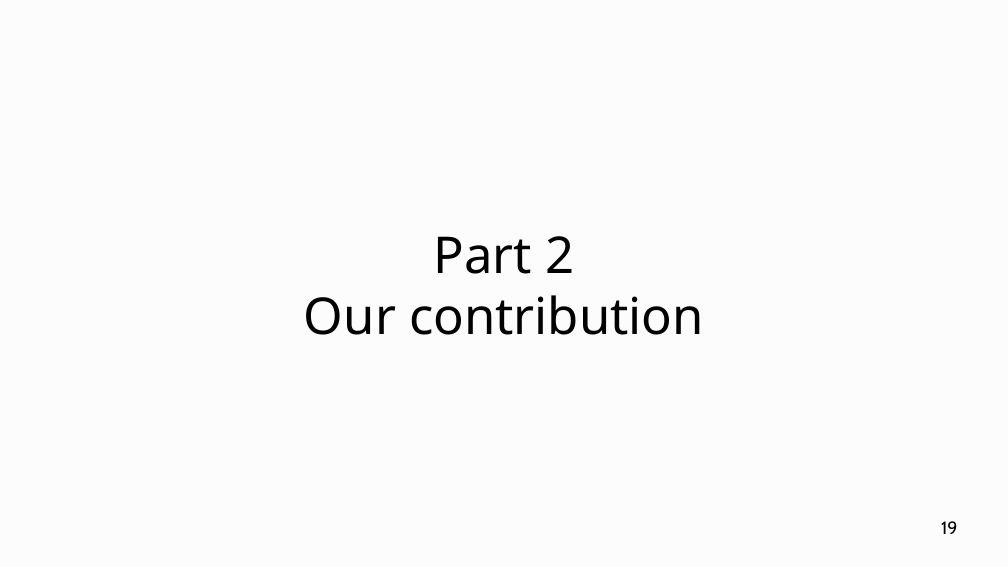
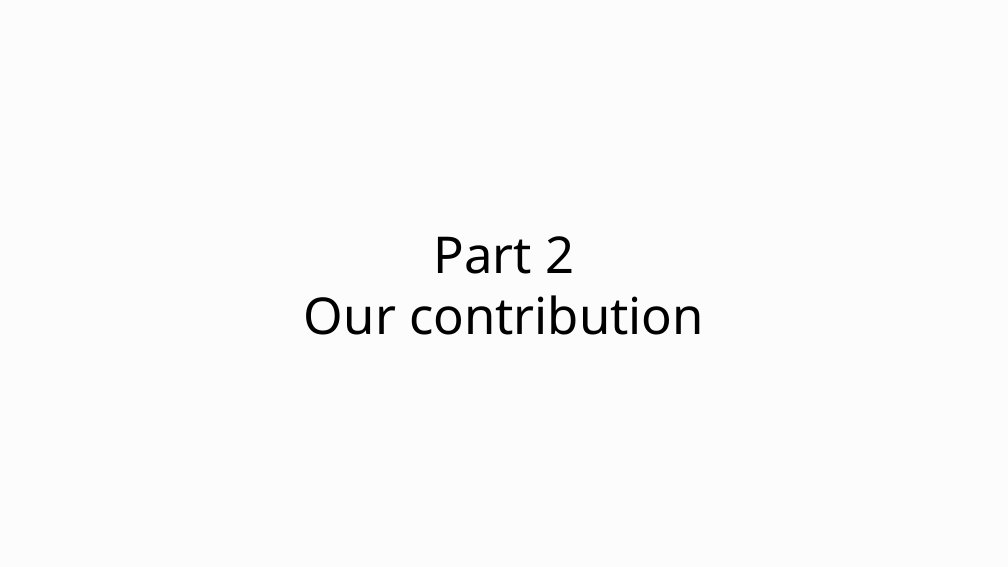
Before and after one commit to OrfeasLitos/PaymentChannels, a slide deck: slide 19 of csf-ieee/presentation.odp. Drawn at 1008x567 pixels with LibreOffice and Linux fonts; fonts in the diff are those of the drawing. Boxes give left, top, right and bottom in pixels: in the first picture for what was removed or moved away, otherwise in the second. Text is boxed around its words. In the diff, an @@ line names an element or a change of style, - is before the commit and + after.

```diff
--- a/csf-ieee/presentation.odp
+++ b/csf-ieee/presentation.odp
@@ page number removed at box(941, 521, 957, 534) @@
-19
```
Also in this commit, not shown: 2 other slides changed, 1 other file.
